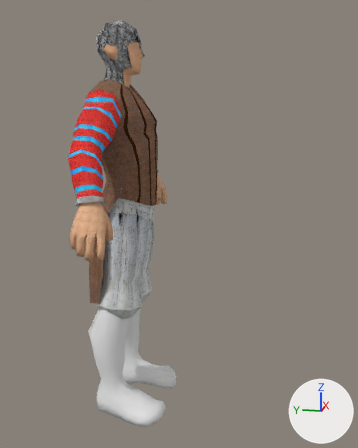
Two versions of the Blender file Models Personatges/Models Fernando/Body_Mesh_Rigged.blend, one commit apart.
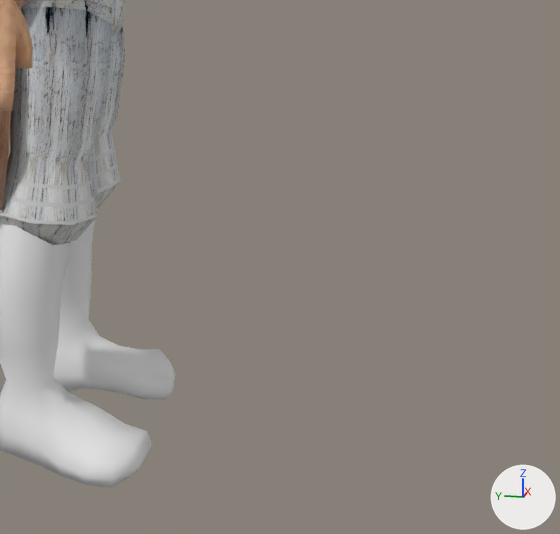
Each version appears first whole from a camera (50 mm lens) standing at (-3.77, -1.19, 2.53) and looking at (-0.01, -0.43, 1.59), and next in a close-up on the part from 28% to 97% of the width and 47% to 100% of the height. Arrows for +X, +Y and +Z are at lower right; the lights stay in place.

Names of what the first close-up shows: 'Low_Poly_Characte.000_Mesh.000', 'Low_Poly_Characte.000_Mesh.001', 'Low_Poly_Characte.000_Mesh.006', 'Low_Poly_Characte.000_Mesh.014'.
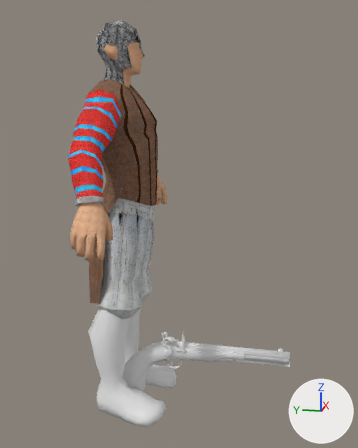
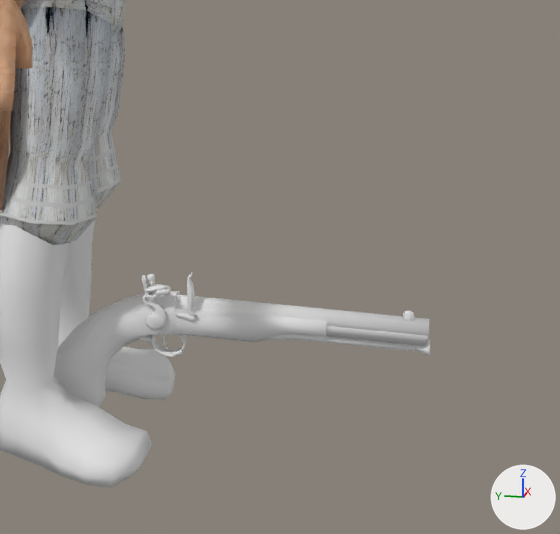
What differs and where, as boxes [x1, y1, x2, y2] in the close-ups (560 x 534 px):
'Flintlock_pistol', added
    after: [141, 274, 430, 356]
'Flintlock_pistol.005', added
    after: [53, 291, 178, 407]
'Flintlock_pistol.004', added
    after: [138, 334, 187, 357]
'Flintlock_pistol.002', added
    after: [148, 272, 198, 319]
'Flintlock_pistol.001', added
    after: [172, 308, 195, 321]

Diff of the bpy script that builds the scene:
```diff
--- a/Models Personatges/Models Fernando/Body_Mesh_Rigged.blend.py
+++ b/Models Personatges/Models Fernando/Body_Mesh_Rigged.blend.py
@@ mat_flintlock_pistol @@
+mat_flintlock_pistol = diffuse_material('Flintlock_pistol')
+mat_flintlock_pistol.base_color = (0.8, 0.8, 0.8)  # white #e7e7e7
@@ me_flintlock_pistol @@
+me_flintlock_pistol.from_pydata(...)  # 364 vertices, 612 faces; spans x -0.092..0.056, y 0.397..0.678, z 0.298..1.353
+me_flintlock_pistol.materials.append(mat_flintlock_pistol)  # white #e7e7e7
@@ me_flintlock_pistol_001 @@
+me_flintlock_pistol_001.from_pydata(...)  # 35 vertices, 50 faces; spans x -0.0621..-0.0566, y 0.4981..0.544, z 0.4127..0.4989
+me_flintlock_pistol_001.materials.append(mat_flintlock_pistol)  # white #e7e7e7
@@ me_flintlock_pistol_002 @@
+me_flintlock_pistol_002.from_pydata(...)  # 39 vertices, 52 faces; spans x -0.076..-0.032, y 0.514..0.686, z 0.316..0.508
+me_flintlock_pistol_002.materials.append(mat_flintlock_pistol)  # white #e7e7e7
@@ me_flintlock_pistol_004 @@
+me_flintlock_pistol_004.from_pydata(...)  # 48 vertices, 80 faces; spans x -0.018..0.018, y 0.316..0.42, z 0.261..0.454
+me_flintlock_pistol_004.materials.append(mat_flintlock_pistol)  # white #e7e7e7
@@ me_flintlock_pistol_005 @@
+me_flintlock_pistol_005.from_pydata(...)  # 67 vertices, 124 faces; spans x -0.084..0.084, y 0.0..0.578, z -0.133..0.429
+me_flintlock_pistol_005.materials.append(mat_flintlock_pistol)  # white #e7e7e7
@@ ob_flintlock_pistol @@
+ob_flintlock_pistol = bpy.data.objects.new('Flintlock_pistol', me_flintlock_pistol)
+ob_flintlock_pistol.location = (0.0, 0.0, 0.0)
+ob_flintlock_pistol.rotation_euler = (1.571, 0.0, 0.0)  # degrees (90, 0, 0)
+ob_flintlock_pistol.material_slots[0].link = 'OBJECT'; ob_flintlock_pistol.material_slots[0].material = mat_flintlock_pistol  # white #e7e7e7
@@ ob_flintlock_pistol_001 @@
+ob_flintlock_pistol_001 = bpy.data.objects.new('Flintlock_pistol.001', me_flintlock_pistol_001)
+ob_flintlock_pistol_001.location = (0.0, 0.0, 0.0)
+ob_flintlock_pistol_001.rotation_euler = (1.571, 0.0, 0.0)  # degrees (90, 0, 0)
@@ ob_flintlock_pistol_002 @@
+ob_flintlock_pistol_002 = bpy.data.objects.new('Flintlock_pistol.002', me_flintlock_pistol_002)
+ob_flintlock_pistol_002.location = (0.0, 0.0, 0.0)
+ob_flintlock_pistol_002.rotation_euler = (1.571, 0.0, 0.0)  # degrees (90, 0, 0)
@@ ob_flintlock_pistol_004 @@
+ob_flintlock_pistol_004 = bpy.data.objects.new('Flintlock_pistol.004', me_flintlock_pistol_004)
+ob_flintlock_pistol_004.location = (0.0, 0.0, 0.0)
+ob_flintlock_pistol_004.rotation_euler = (1.571, 0.0, 0.0)  # degrees (90, 0, 0)
@@ ob_flintlock_pistol_005 @@
+ob_flintlock_pistol_005 = bpy.data.objects.new('Flintlock_pistol.005', me_flintlock_pistol_005)
+ob_flintlock_pistol_005.location = (0.0, 0.0, 0.0)
+ob_flintlock_pistol_005.rotation_euler = (1.571, 0.0, 0.0)  # degrees (90, 0, 0)
```
